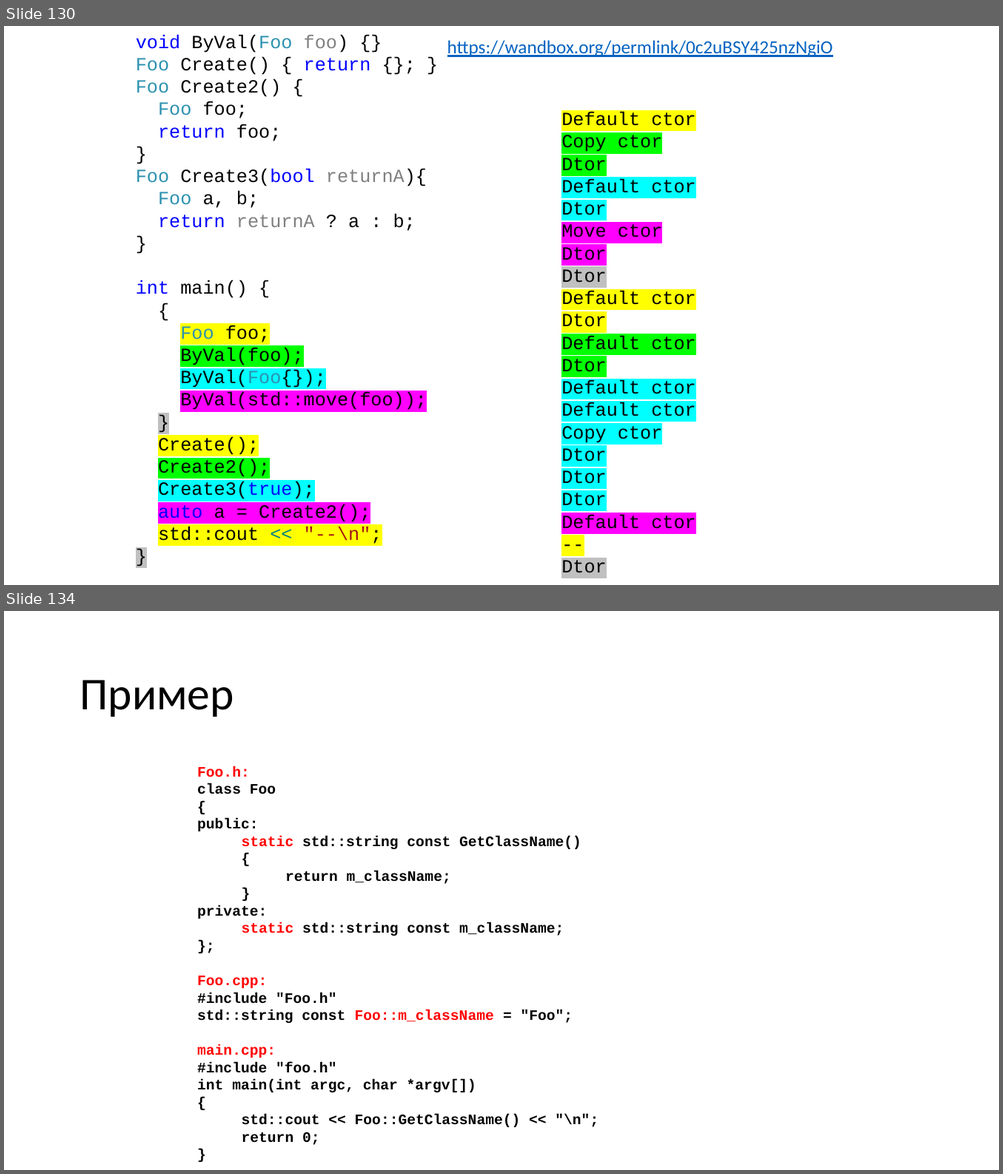
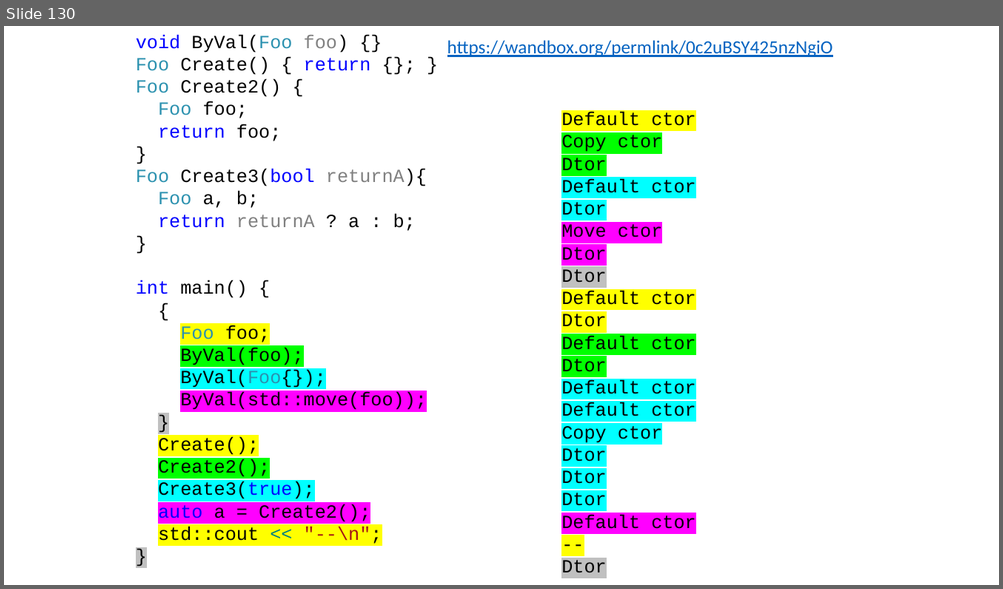
Before and after one commit to alexey-malov/oop, a slide deck: lectures/02/Основы ООП.pptx. Shown one above the other, each under a label of ours: slides 130 and 134 before the commit, slide 130 after it; the slides between them are not shown. The pictures are 1003x1174 and 1003x589 pixels, drawn with LibreOffice and Linux fonts; fonts in the diff are those of the drawing. Boxes give left, top, right and bottom in pixels: in the first picture for what was removed or moved away, otherwise in the second. Text is boxed around its words. In the diff, an @@ line names an element or a change of style, - is before the commit and + after.

```diff
--- a/lectures/02/Основы ООП.pptx
+++ b/lectures/02/Основы ООП.pptx
@@ slide 134 removed at (4,611,999,1170), background #FFFFFF @@
@@ title removed at (79,680,233,717) @@
-Пример
@@ text removed at (197,766,598,1145) @@
-Foo.h:
-class Foo
-{
-public:
-static std::string const GetClassName()
-{
-return m_className;
-}
-private:
-static std::string const m_className;
-};
-Foo.cpp:
-#include "Foo.h"
-std::string const Foo::m_className = "Foo";
-main.cpp:
-#include "foo.h"
-int main(int argc, char *argv[])
-{
-std::cout << Foo::GetClassName() << "\n";
-return 0;
-}
```
Also in this commit, not shown: 7 slides changed, 11 slides added, 4 other slides removed.
